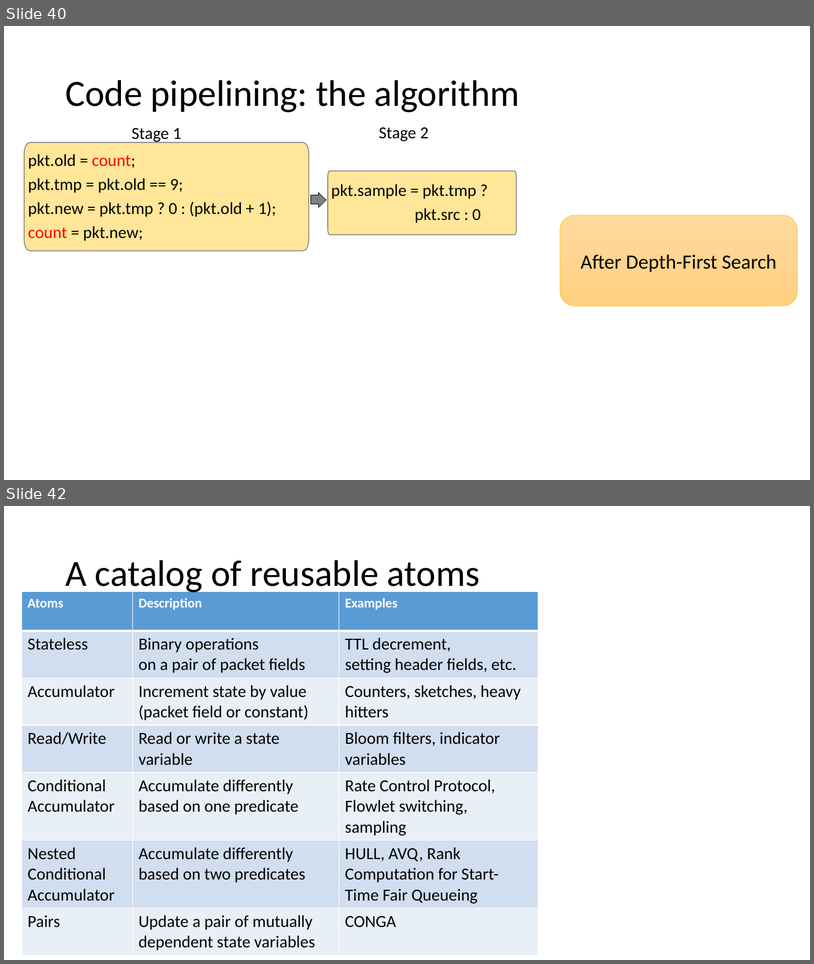
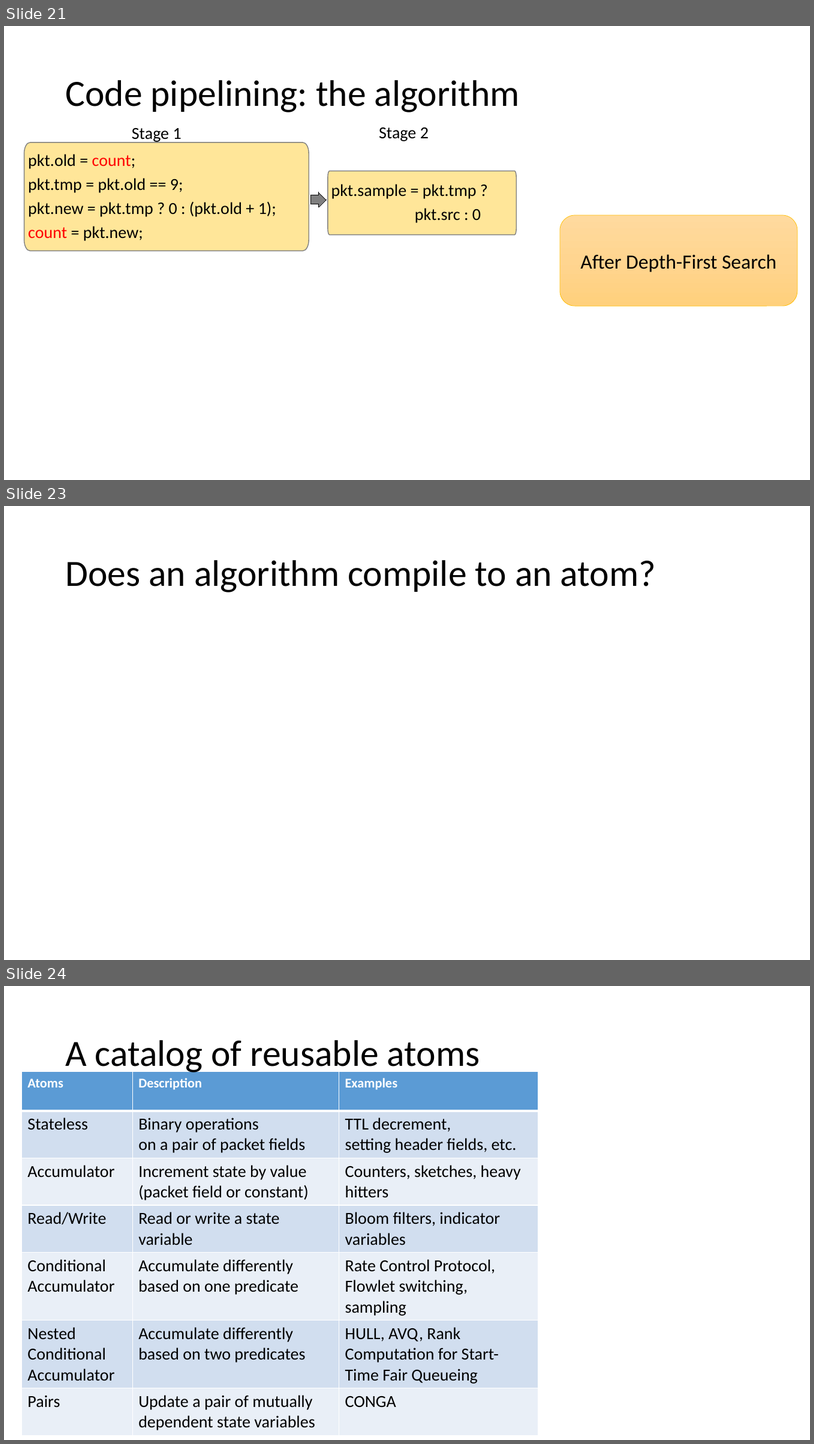
Before and after one commit to anirudhSK/pifo-domino-marple-ppts, a slide deck: combined_domino_pifo.pptx. Shown one above the other, each under a label of ours: slides 40 and 42 before the commit, slides 21, 23 and 24 after it; the slides between them are not shown. The pictures are 814x964 and 814x1444 pixels, drawn with LibreOffice and Linux fonts; fonts in the diff are those of the drawing. Boxes give left, top, right and bottom in pixels: in the first picture for what was removed or moved away, otherwise in the second. Text is boxed around its words. In the diff, an @@ line names an element or a change of style, - is before the commit and + after.

```diff
--- a/combined_domino_pifo.pptx
+++ b/combined_domino_pifo.pptx
@@ slide 23 added at (x1=4, y1=506, x2=810, y2=960), background #FFFFFF @@
@@ title added at (x1=65, y1=560, x2=656, y2=592), 44 pt, text #000000 @@
+Does an algorithm compile to an atom?
@@ what was slide 40 is now slide 21 @@
@@ what was slide 42 is now slide 24 @@
```
Also in this commit, not shown: 7 slides changed, 2 other slides added, 2 slides removed, 1 other file.
